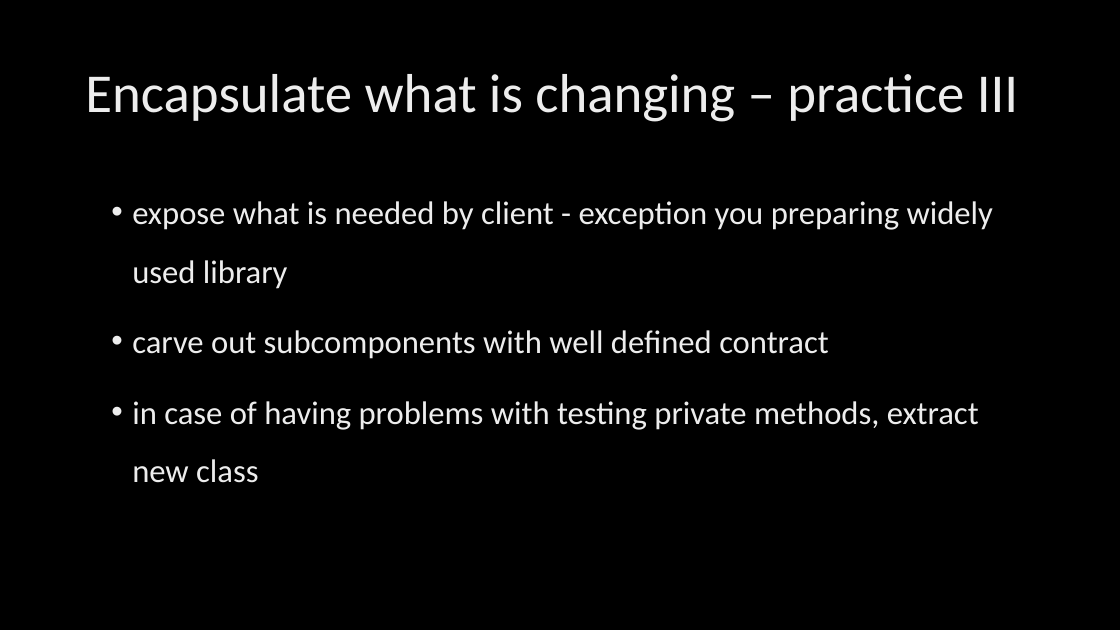
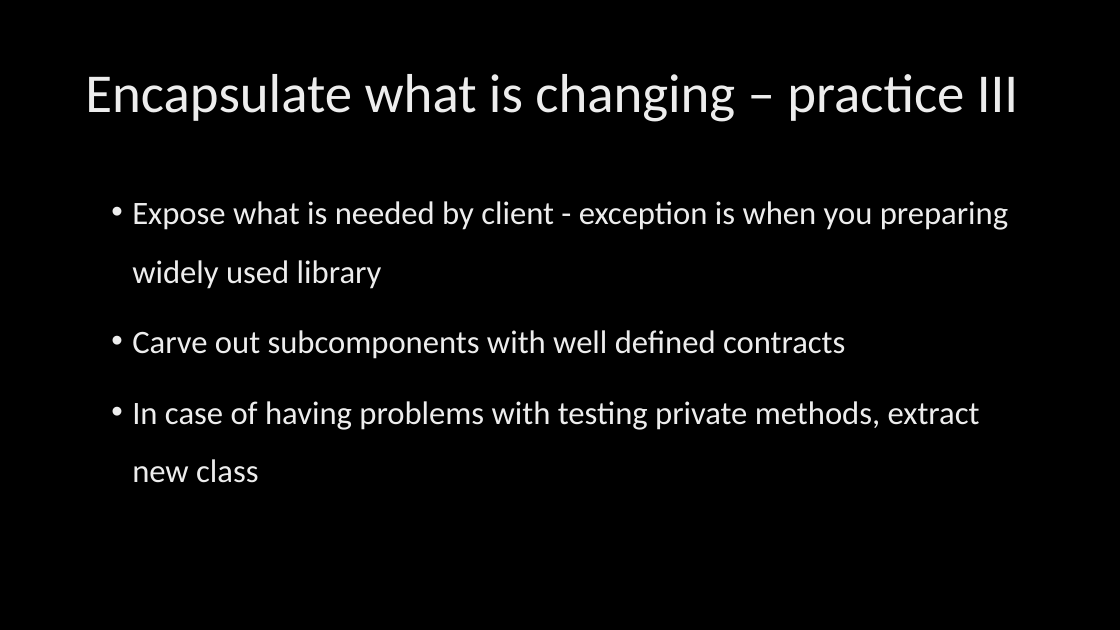
Before and after one commit to KonradGalczynski/Learning, a slide deck: slide 8 of CleanCodeCleanArch/CleanCodeCleanArch.pptx. Drawn at 1120x630 pixels with LibreOffice and Linux fonts; fonts in the diff are those of the drawing; background and template pictures are left out. Boxes give left, top, right and bottom in pixels: in the first picture for what was removed or moved away, otherwise in the second. Text is boxed around its words. In the diff, an @@ line names an element or a change of style, - is before the commit and + after.

```diff
--- a/CleanCodeCleanArch/CleanCodeCleanArch.pptx
+++ b/CleanCodeCleanArch/CleanCodeCleanArch.pptx
@@ text at [132,201,1008,483]: text changed @@
-• expose what is needed by client - exception you preparing widely used library
-• carve out subcomponents with well defined contract
-• in case of having problems with testing private methods, extract new class
+• Expose what is needed by client - exception is when you preparing widely used library
+• Carve out subcomponents with well defined contracts
+• In case of having problems with testing private methods, extract new class
```
Also in this commit, not shown: 6 other slides changed, 1 slide added, 1 other file.
